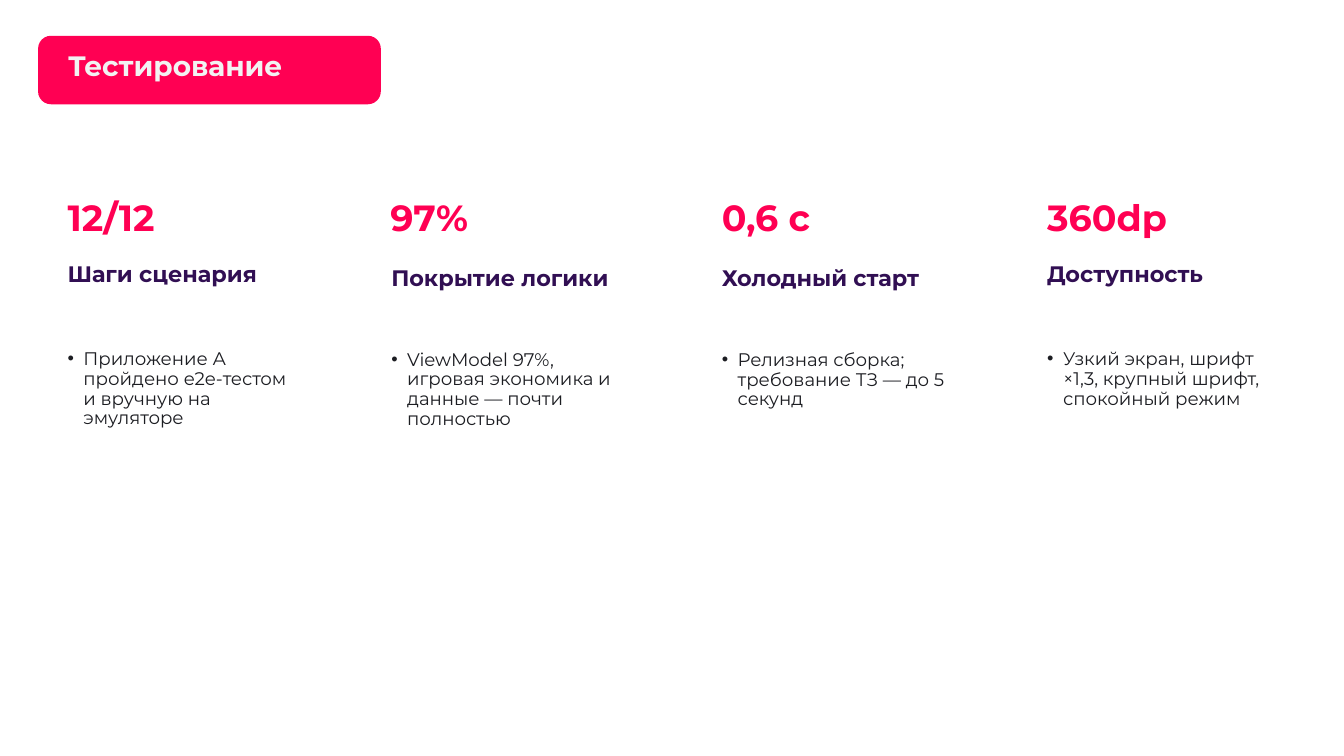
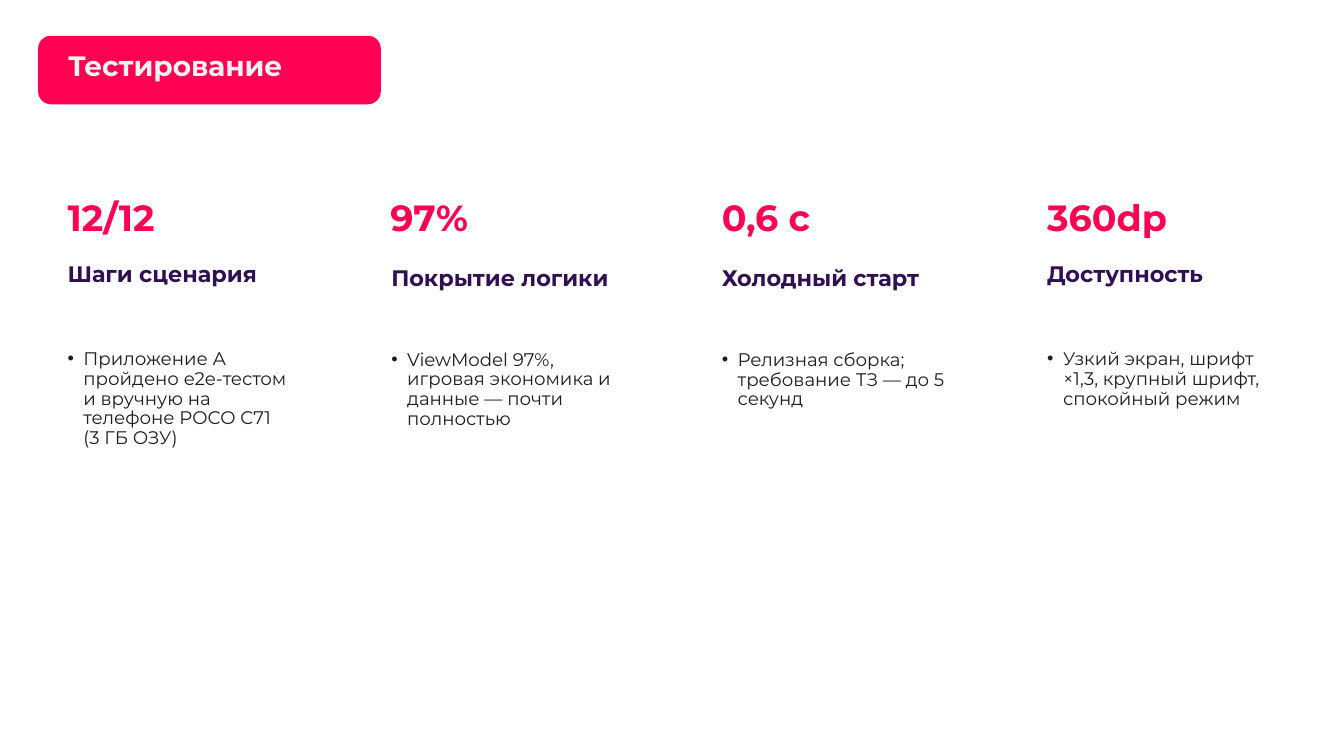
Before and after one commit to Alienstemple/fin_edu_app, a slide deck: slide 9 of docs/submission/Питомец-Дзынь-презентация.pptx. Drawn at 1344x756 pixels with LibreOffice and Linux fonts; fonts in the diff are those of the drawing; background and template pictures are left out. Boxes give left, top, right and bottom in pixels: in the first picture for what was removed or moved away, otherwise in the second. Text is boxed around its words. In the diff, an @@ line names an element or a change of style, - is before the commit and + after.

```diff
--- a/docs/submission/Питомец-Дзынь-презентация.pptx
+++ b/docs/submission/Питомец-Дзынь-презентация.pptx
@@ text at [83,352,287,448]: text changed @@
-• Приложение А пройдено e2e-тестом и вручную на эмуляторе
+• Приложение А пройдено e2e-тестом и вручную на телефоне POCO C71 (3 ГБ ОЗУ)
```
Also in this commit, not shown: 1 other slide changed, 6 other files.
